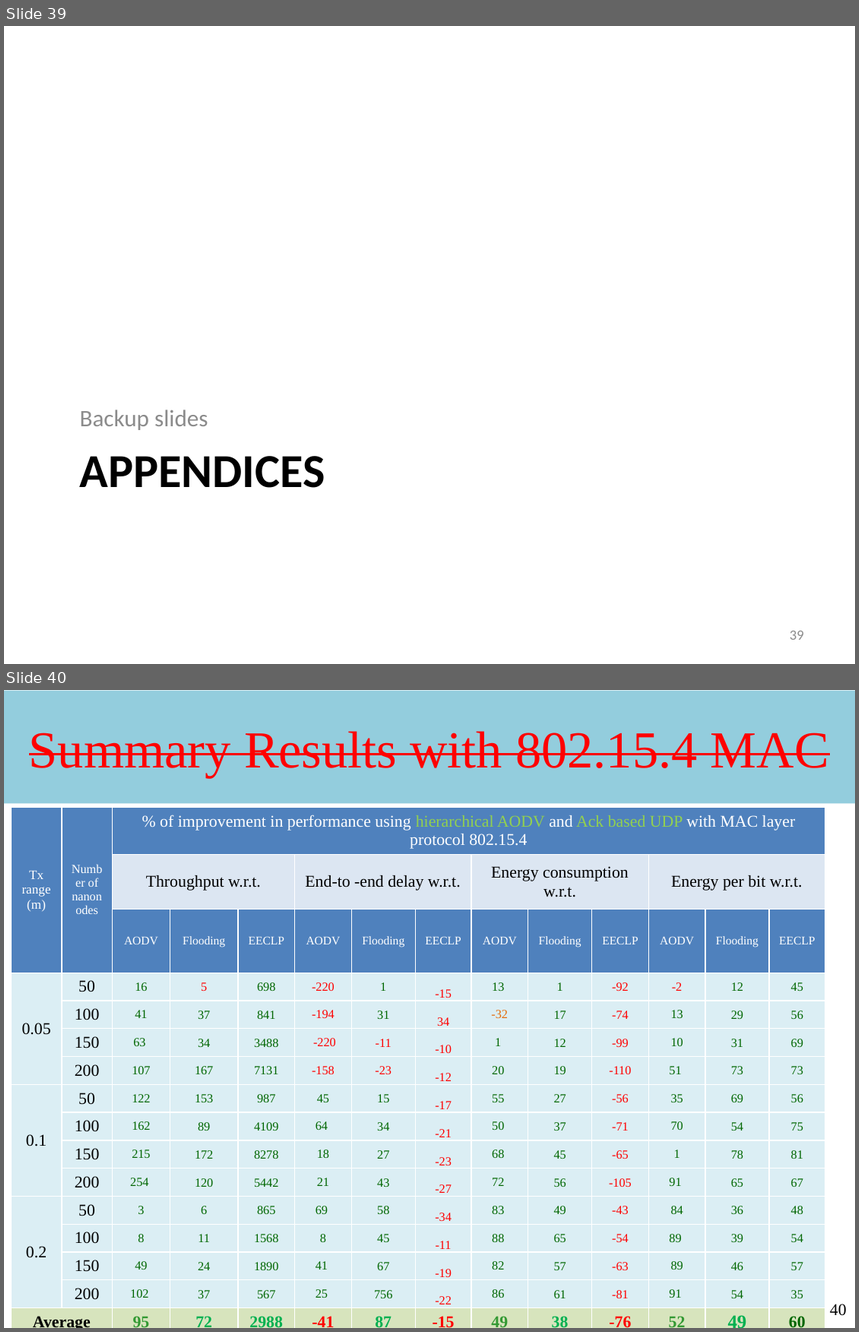
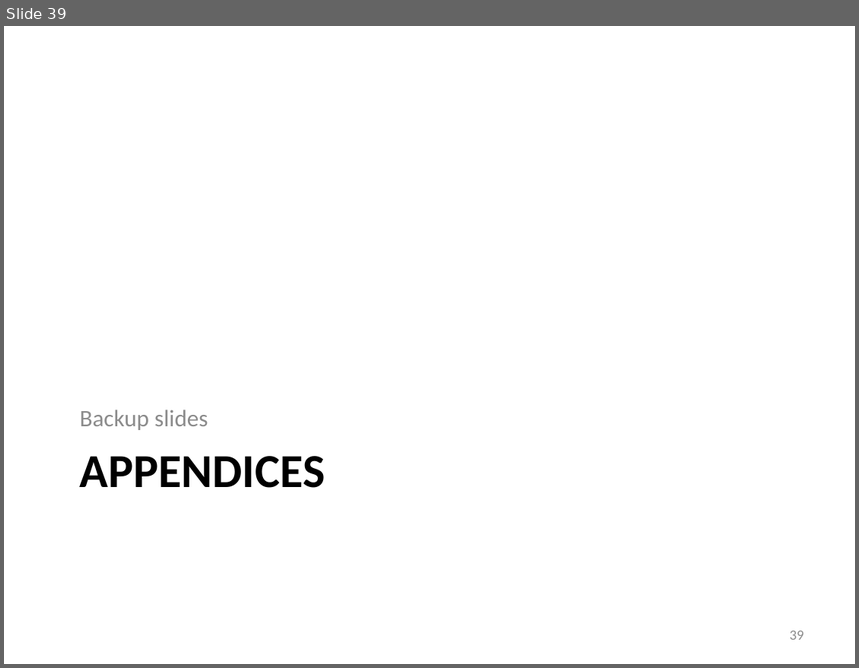
Before and after one commit to takhandipu/MSThesisPresentation, a slide deck: draft.pptx. Shown one above the other, each under a label of ours: slides 39 and 40 before the commit, slide 39 after it. The pictures are 859x1332 and 859x668 pixels, drawn with LibreOffice and Linux fonts; fonts in the diff are those of the drawing. Boxes give left, top, right and bottom in pixels: in the first picture for what was removed or moved away, otherwise in the second. Text is boxed around its words. In the diff, an @@ line names an element or a change of style, - is before the commit and + after.

```diff
--- a/draft.pptx
+++ b/draft.pptx
@@ slide 40 removed at bbox=[4, 690, 855, 1328], background #FFFFFF @@
@@ title removed at bbox=[4, 690, 855, 803] @@
-Summary Results with 802.15.4 MAC
@@ table removed at bbox=[11, 808, 826, 1328], 16 rows, 14 columns @@
-Tx range / (m) | Number of nanonodes | % of improvement in performance using hierarchical AODV and Ack based UDP with MAC layer protocol 802.15.4 |  |  |  |  |  |  |  |  |  |  | 
- |  | Throughput w.r.t. |  |  | End-to -end delay w.r.t. |  |  | Energy consumption w.r.t. |  |  | Energy per bit w.r.t. |  | 
- |  | AODV | Flooding | EECLP | AODV | Flooding | EECLP | AODV | Flooding | EECLP | AODV | Flooding | EECLP
-0.05 | 50 | 16 | 5 | 698 | -220 | 1 | -15 | 13 | 1 | -92 | -2 | 12 | 45
- | 100 | 41 | 37 | 841 | -194 | 31 | 34 | -32 | 17 | -74 | 13 | 29 | 56
- | 150 | 63 | 34 | 3488 | -220 | -11 | -10 | 1 | 12 | -99 | 10 | 31 | 69
- | 200 | 107 | 167 | 7131 | -158 | -23 | -12 | 20 | 19 | -110 | 51 | 73 | 73
-0.1 | 50 | 122 | 153 | 987 | 45 | 15 | -17 | 55 | 27 | -56 | 35 | 69 | 56
- | 100 | 162 | 89 | 4109 | 64 | 34 | -21 | 50 | 37 | -71 | 70 | 54 | 75
- | 150 | 215 | 172 | 8278 | 18 | 27 | -23 | 68 | 45 | -65 | 1 | 78 | 81
- | 200 | 254 | 120 | 5442 | 21 | 43 | -27 | 72 | 56 | -105 | 91 | 65 | 67
-0.2 | 50 | 3 | 6 | 865 | 69 | 58 | -34 | 83 | 49 | -43 | 84 | 36 | 48
- | 100 | 8 | 11 | 1568 | 8 | 45 | -11 | 88 | 65 | -54 | 89 | 39 | 54
- | 150 | 49 | 24 | 1890 | 41 | 67 | -19 | 82 | 57 | -63 | 89 | 46 | 57
- | 200 | 102 | 37 | 567 | 25 | 756 | -22 | 86 | 61 | -81 | 91 | 54 | 35
-Average |  | 95 | 72 | 2988 | -41 | 87 | -15 | 49 | 38 | -76 | 52 | 49 | 60
@@ page number removed at bbox=[830, 1304, 847, 1316] @@
-40
```
Also in this commit, not shown: 6 slides changed, 3 other files.
